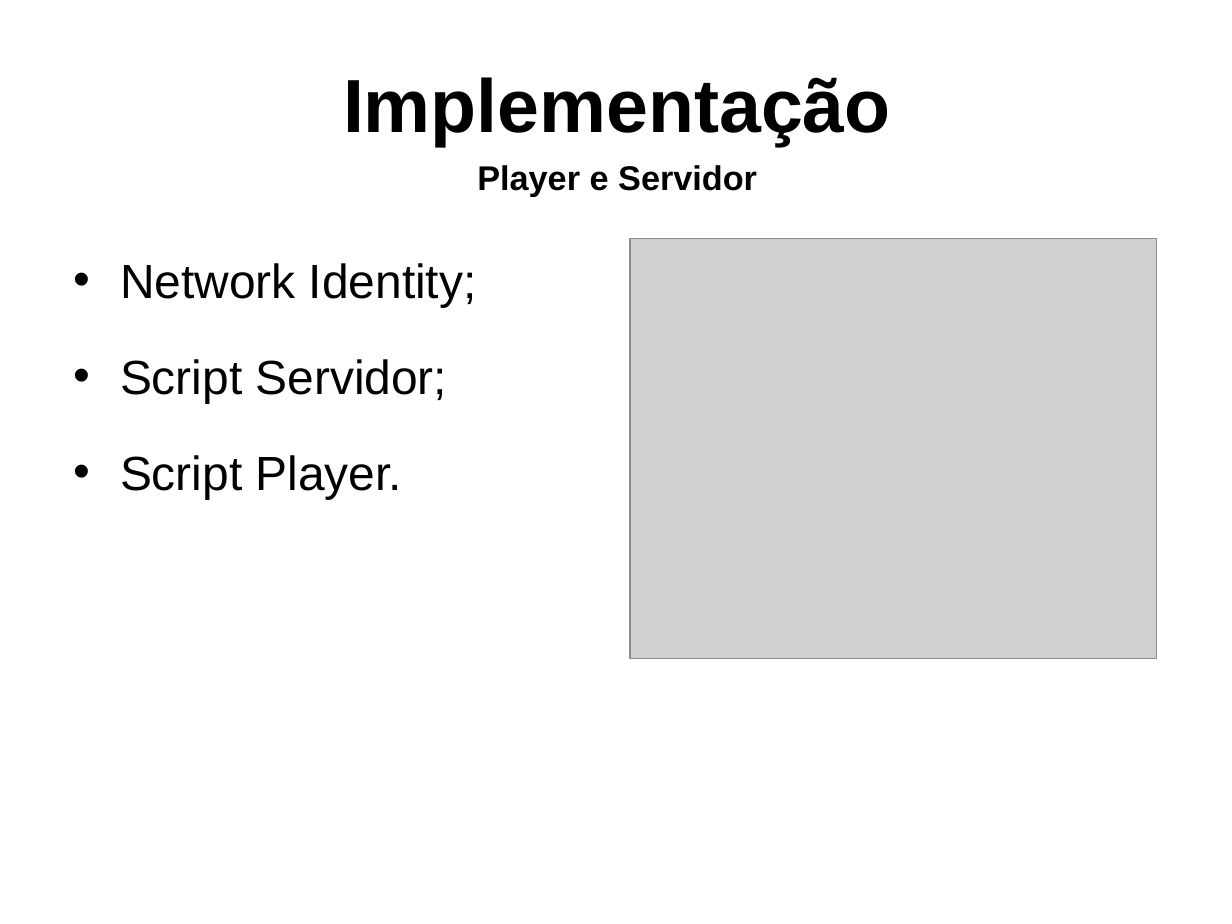
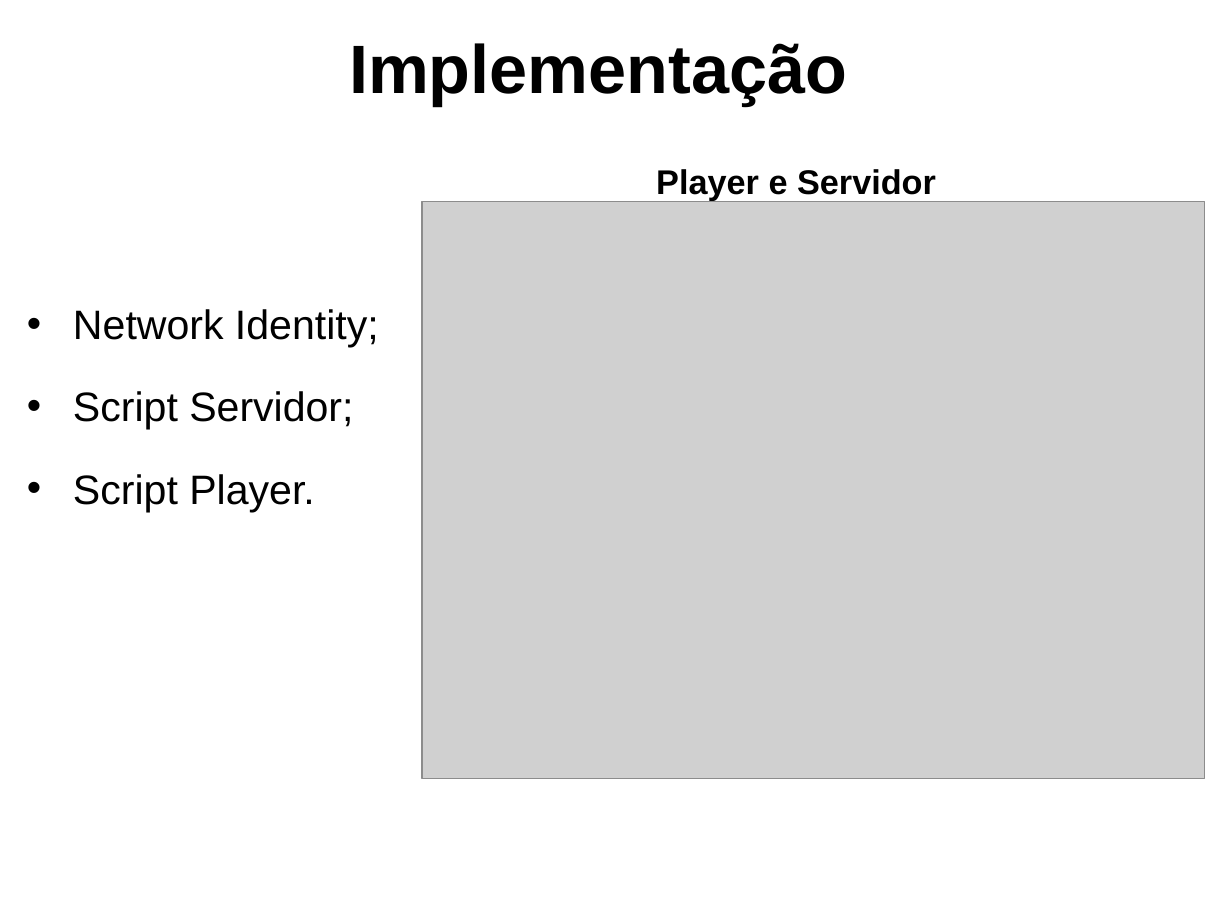
Before and after one commit to gcgfurb/tcc_JulioVicenteBrych, a slide deck: slide 17 of _julio/ApresentaçãoTCC-Julio_Vicente_Brych.pptx. Drawn at 1232x924 pixels with LibreOffice and Linux fonts; fonts in the diff are those of the drawing; grey boxes stand for pictures; background and template pictures are left out. Boxes give left, top, right and bottom in pixels: in the first picture for what was removed or moved away, otherwise in the second. Text is boxed around its words. In the diff, an @@ line names an element or a change of style, - is before the commit and + after.

```diff
--- a/_julio/ApresentaçãoTCC-Julio_Vicente_Brych.pptx
+++ b/_julio/ApresentaçãoTCC-Julio_Vicente_Brych.pptx
@@ title "Implementação" moved from (x1=343, y1=77, x2=891, y2=146) to (x1=349, y1=43, x2=847, y2=105) @@
@@ title "Implementação" at (x1=349, y1=43, x2=847, y2=105): size 44 to 40 pt @@
@@ text "Player e Servidor" moved from (x1=477, y1=165, x2=757, y2=197) to (x1=656, y1=169, x2=936, y2=200) @@
@@ picture added at (x1=423, y1=202, x2=1205, y2=779) @@
@@ picture removed at (x1=630, y1=239, x2=1157, y2=659) @@
@@ text "Network Identity;" moved from (x1=120, y1=263, x2=477, y2=499) to (x1=73, y1=309, x2=379, y2=512) @@
@@ text "Network Identity;" at (x1=73, y1=309, x2=379, y2=512): size 28 to 24 pt @@
```
Also in this commit, not shown: 18 other slides changed, 2 slides added.
